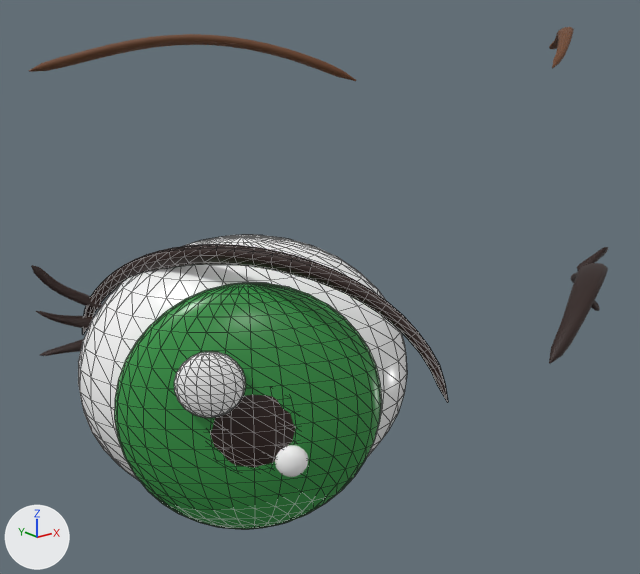
The glTF model public/models/princess/eyes-wink.glb, before and after one commit.
The view is the same before and after, from a 50 mm lens placed at (-0.588, -0.89, 2.918), pointed at (-0.074, -0.247, 2.661). Every picture has the same lights, and +X, +Y and +Z are marked at lower left. The older version comes first. Mesh edges are drawn as thin lines on the coarser meshes. Where no turn or scale is listed for an object, it has been applied to the vertices.

Names of what the first picture shows: 'brows', 'eyeball', 'iris', 'lash0', 'lid', 'lid.001', 'pupil', 'shine', 'shine2' and 4 more.
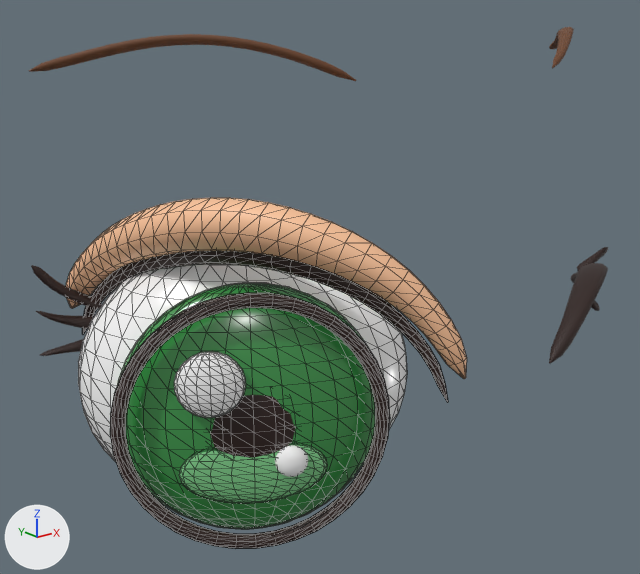
Diff of the bpy script that builds the scene:
```diff
--- a/public/models/princess/eyes-wink.glb.py
+++ b/public/models/princess/eyes-wink.glb.py
@@ mat_skin @@
+mat_skin = principled_material('Skin')
+mat_skin.base_color = (0.982, 0.558, 0.328)  # beige #fdc59b
@@ mat_irislight @@
+mat_irislight = principled_material('IrisLight')
+mat_irislight.base_color = (0.212, 0.631, 0.254)  # green #7fd08a
+mat_irislight.roughness = 0.2
+mat_irislight.coat_weight = 1.0
+mat_irislight.coat_roughness = 0.25
@@ me_mesh_5_1 @@
+me_mesh_5_1.from_pydata(...)  # 258 vertices, 512 faces; spans x -0.292..-0.121, y -0.485..-0.143, z 2.656..2.784
+me_mesh_5_1.materials.append(mat_skin)  # beige #fdc59b
@@ me_mesh_3_1 @@
+me_mesh_3_1.from_pydata(...)  # 262 vertices, 520 faces; spans x -0.2807..-0.1775, y -0.3862..-0.3245, z 2.5325..2.5925
+me_mesh_3_1.materials.append(mat_irislight)  # green #7fd08a
@@ me_mesh_2_1 @@
+me_mesh_2_1.from_pydata(...)  # 480 vertices, 960 faces; spans x -0.326..-0.133, y -0.416..-0.297, z 2.491..2.714
+me_mesh_2_1.materials.append(mat_ink)  # black #2a1611
@@ ob_lidfold @@
+ob_lidfold = bpy.data.objects.new('lidfold', me_mesh_5_1)
+ob_lidfold.location = (0.0, 0.0, 0.0)
@@ ob_irislight @@
+ob_irislight = bpy.data.objects.new('irislight', me_mesh_3_1)
+ob_irislight.location = (0.0, 0.0, 0.0)
@@ ob_irisrim @@
+ob_irisrim = bpy.data.objects.new('irisrim', me_mesh_2_1)
+ob_irisrim.location = (0.0, 0.0, 0.0)
```

Pixel boxes [x1, y1, x2, y2] of what changed, in the pictures (640 x 574 px):
'lidfold', added (beige)
    after: [66, 198, 467, 379]
'irisrim', added
    after: [110, 293, 390, 549]
'irislight', added (green)
    after: [179, 446, 327, 504]
